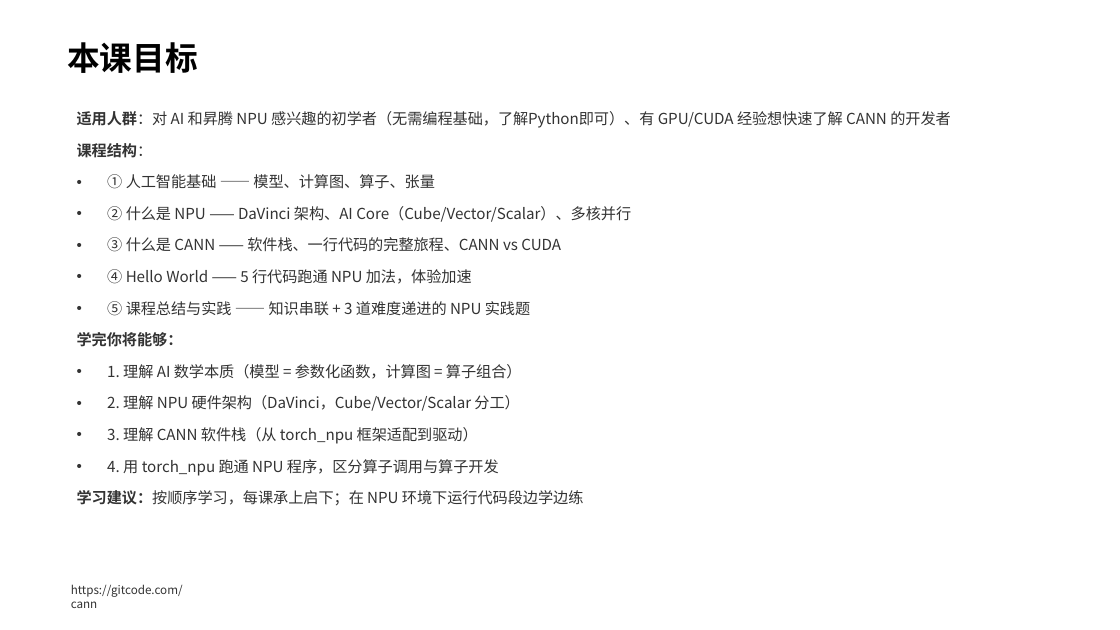
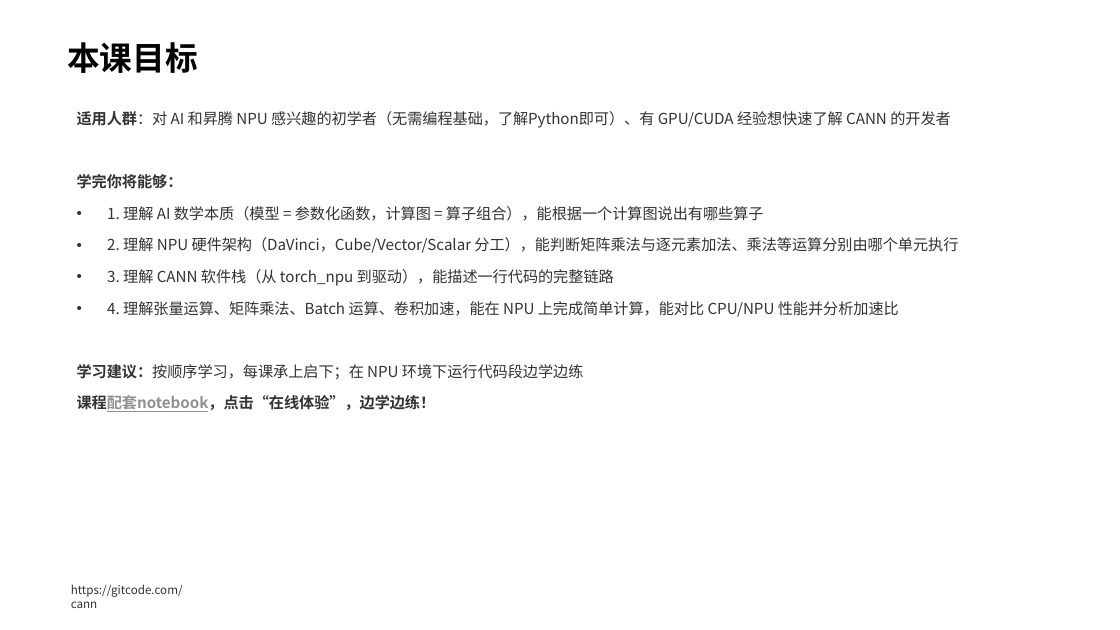
Before and after one commit to hicann/cann-learning-hub, a slide deck: slide 2 of quick_start/cann_basics/slides/artificial_intelligence_basics.pptx. Drawn at 1120x630 pixels with LibreOffice and Linux fonts; fonts in the diff are those of the drawing; background and template pictures are left out. Boxes give left, top, right and bottom in pixels: in the first picture for what was removed or moved away, otherwise in the second. Text is boxed around its words. In the diff, an @@ line names an element or a change of style, - is before the commit and + after.

Commit message:
docs: 更新人工智能基础课件 artificial_intelligence_basics.pptx

# message auto-generated for no-merge-commit merge:
!1189 merge feat/update-ai-basics-slides into master

docs: 更新人工智能基础课件 artificial_intelligence_basics.pptx

Description: 刷新课后习题

See merge request: cann/cann-learning-hub!1189

```diff
--- a/quick_start/cann_basics/slides/artificial_intelligence_basics.pptx
+++ b/quick_start/cann_basics/slides/artificial_intelligence_basics.pptx
@@ text at box(77, 143, 631, 316): paragraphs removed @@
-课程结构：
-• ① 人工智能基础 —— 模型、计算图、算子、张量
-• ② 什么是 NPU —— DaVinci 架构、AI Core（Cube/Vector/Scalar）、多核并行
-• ③ 什么是 CANN —— 软件栈、一行代码的完整旅程、CANN vs CUDA
-• ④ Hello World —— 5 行代码跑通 NPU 加法，体验加速
-• ⑤ 课程总结与实践 —— 知识串联 + 3 道难度递进的 NPU 实践题
@@ text at box(107, 206, 958, 317): text changed @@
-• 1. 理解 AI 数学本质（模型 = 参数化函数，计算图 = 算子组合）
-• 2. 理解 NPU 硬件架构（DaVinci，Cube/Vector/Scalar 分工）
-• 3. 理解 CANN 软件栈（从 torch_npu 框架适配到驱动）
-• 4. 用 torch_npu 跑通 NPU 程序，区分算子调用与算子开发
+• 1. 理解 AI 数学本质（模型 = 参数化函数，计算图 = 算子组合），能根据一个计算图说出有哪些算子
+• 2. 理解 NPU 硬件架构（DaVinci，Cube/Vector/Scalar 分工），能判断矩阵乘法与逐元素加法、乘法等运算分别由哪个单元执行
+• 3. 理解 CANN 软件栈（从 torch_npu 到驱动），能描述一行代码的完整链路
+• 4. 理解张量运算、矩阵乘法、Batch 运算、卷积加速，能在 NPU 上完成简单计算，能对比 CPU/NPU 性能并分析加速比
@@ text at box(77, 395, 436, 412): paragraph added @@
+课程配套notebook，点击“在线体验”，边学边练！
```
Also in this commit, not shown: 7 other slides changed, 1 slide added, 10 slides removed.
